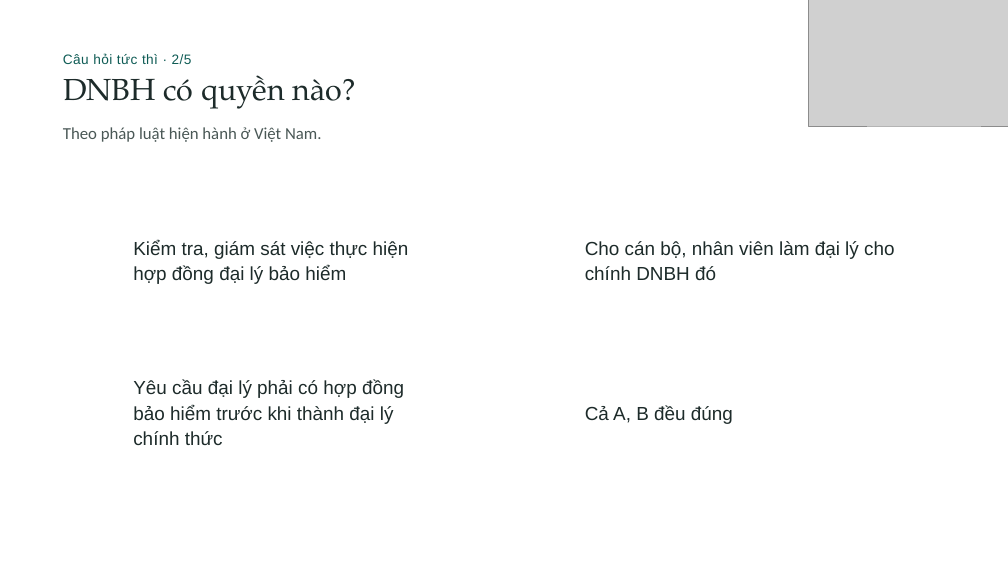
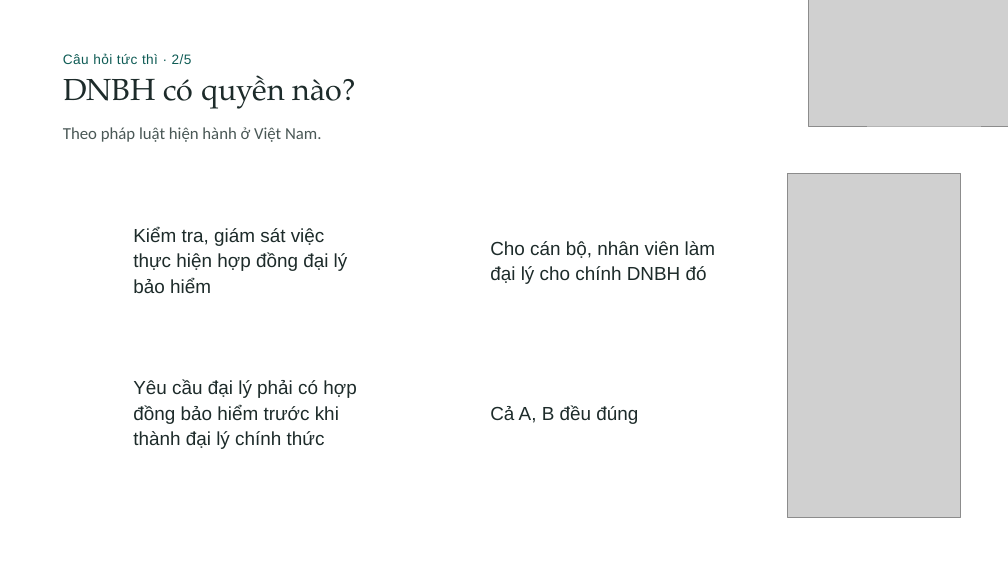
Before and after one commit to tranquanghaofake-dotcom/Law, a slide deck: slide 42 of docs/bai/ch3-bao-hiem-thuong-mai/bao-hiem-thuong-mai.pptx. Drawn at 1008x567 pixels with LibreOffice and Linux fonts; fonts in the diff are those of the drawing; grey boxes stand for pictures; background and template pictures are left out. Boxes give left, top, right and bottom in pixels: in the first picture for what was removed or moved away, otherwise in the second. Text is boxed around its words. In the diff, an @@ line names an element or a change of style, - is before the commit and + after.

```diff
--- a/docs/bai/ch3-bao-hiem-thuong-mai/bao-hiem-thuong-mai.pptx
+++ b/docs/bai/ch3-bao-hiem-thuong-mai/bao-hiem-thuong-mai.pptx
@@ picture added at <box>788,173,961,517</box> @@
@@ text at <box>133,227,348,293</box>: text changed @@
-Kiểm tra, giám sát việc thực hiện
-hợp đồng đại lý bảo hiểm
+Kiểm tra, giám sát việc
+thực hiện hợp đồng đại lý
+bảo hiểm
@@ text at <box>490,241,715,284</box>: spaces changed @@
-Cho cán bộ, nhân viên làm đại lý cho
-chính DNBH đó
+Cho cán bộ, nhân viên làm
+đại lý cho chính DNBH đó
@@ text at <box>133,379,356,449</box>: spaces changed @@
-Yêu cầu đại lý phải có hợp đồng
-bảo hiểm trước khi thành đại lý
-chính thức
+Yêu cầu đại lý phải có hợp
+đồng bảo hiểm trước khi
+thành đại lý chính thức
@@ 3 texts: place and size @@
-3 texts at <box>530,234,733,430</box>
+3 texts at <box>436,234,638,430</box>
```
Also in this commit, not shown: 4 other slides changed, 5 other files.
